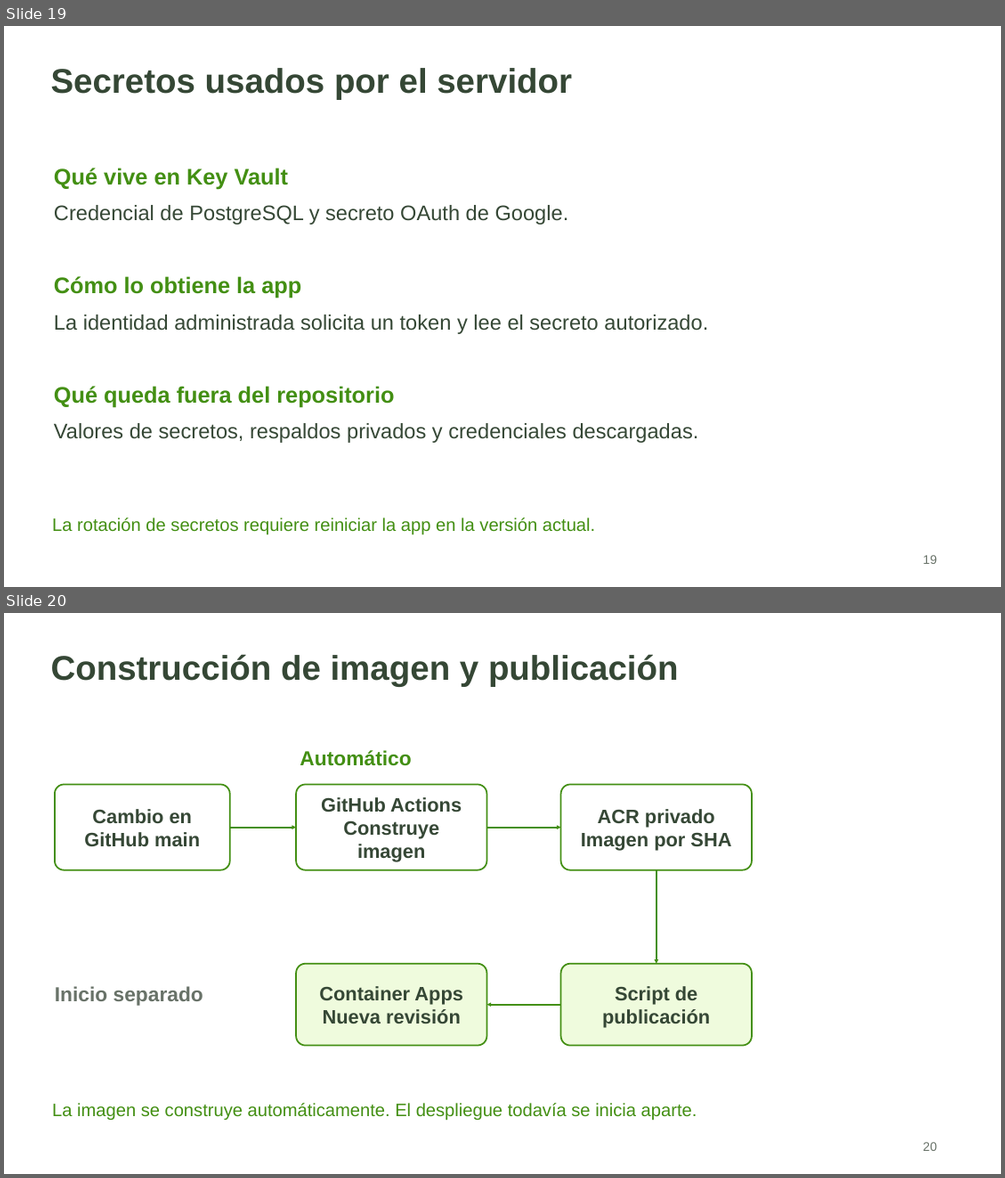
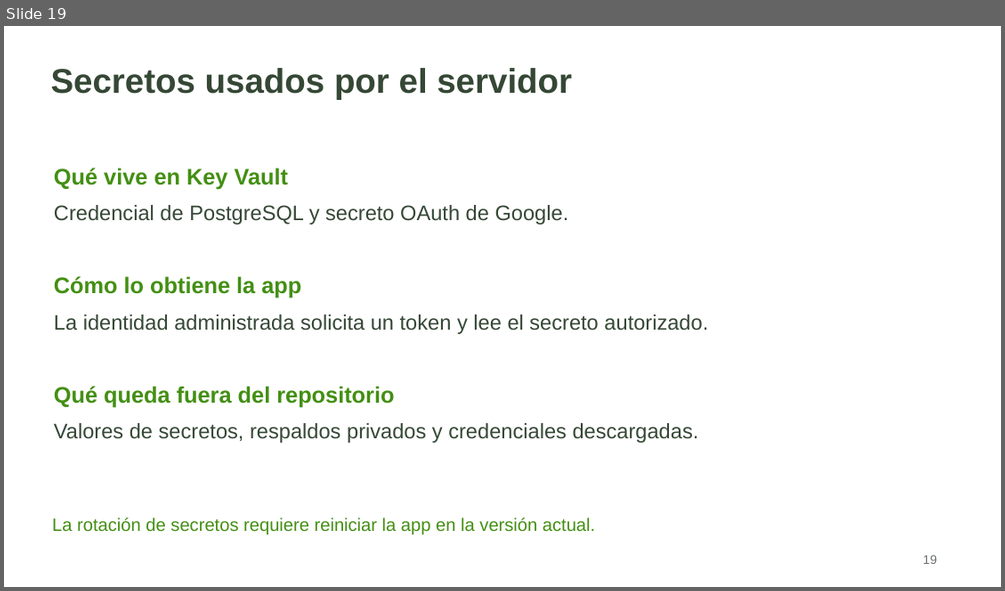
Before and after one commit to lizardoenm12/semilla-cloud, a slide deck: docs/presentaciones/Asistente_Negocios_Arquitectura_y_Defensa.pptx. Shown one above the other, each under a label of ours: slides 19 and 20 before the commit, slide 19 after it. The pictures are 1005x1178 and 1005x591 pixels, drawn with LibreOffice and Linux fonts; fonts in the diff are those of the drawing. Boxes give left, top, right and bottom in pixels: in the first picture for what was removed or moved away, otherwise in the second. Text is boxed around its words. In the diff, an @@ line names an element or a change of style, - is before the commit and + after.

```diff
--- a/docs/presentaciones/Asistente_Negocios_Arquitectura_y_Defensa.pptx
+++ b/docs/presentaciones/Asistente_Negocios_Arquitectura_y_Defensa.pptx
@@ slide 20 removed at (4,613,1001,1174), background #FFFFFF @@
@@ text removed at (51,654,679,686) @@
-Construcción de imagen y publicación
@@ text removed at (299,750,411,766) @@
-Automático
@@ rounded rectangle removed at (55,784,230,870) @@
-Cambio en
-GitHub main
@@ rounded rectangle removed at (297,784,487,870) @@
-GitHub Actions
-Construye imagen
@@ rounded rectangle removed at (561,784,752,870) @@
-ACR privado
-Imagen por SHA
@@ arrow removed from (230, 827) to (297, 827) @@
@@ arrow removed from (487, 827) to (561, 827) @@
@@ arrow removed from (656, 870) to (656, 964) @@
@@ text removed at (55,986,203,1005) @@
-Inicio separado
@@ rounded rectangle removed at (297,964,487,1046) @@
-Container Apps
-Nueva revisión
@@ rounded rectangle removed at (561,964,752,1046) @@
-Script de
-publicación
@@ arrow removed from (561, 1004) to (487, 1004) @@
@@ text removed at (52,1103,697,1120) @@
-La imagen se construye automáticamente. El despliegue todavía se inicia aparte.
@@ text removed at (922,1142,937,1151) @@
-20
```
Also in this commit, not shown: 11 slides changed, 4 slides added, 1 other slide removed, 19 other files.
